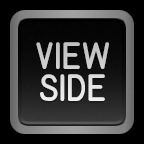
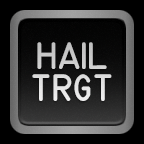
Before/after of a 144 x 144 layered artwork. What changed in the layer stack:
painted on "Two Line" over bbox(32, 42, 112, 101)
